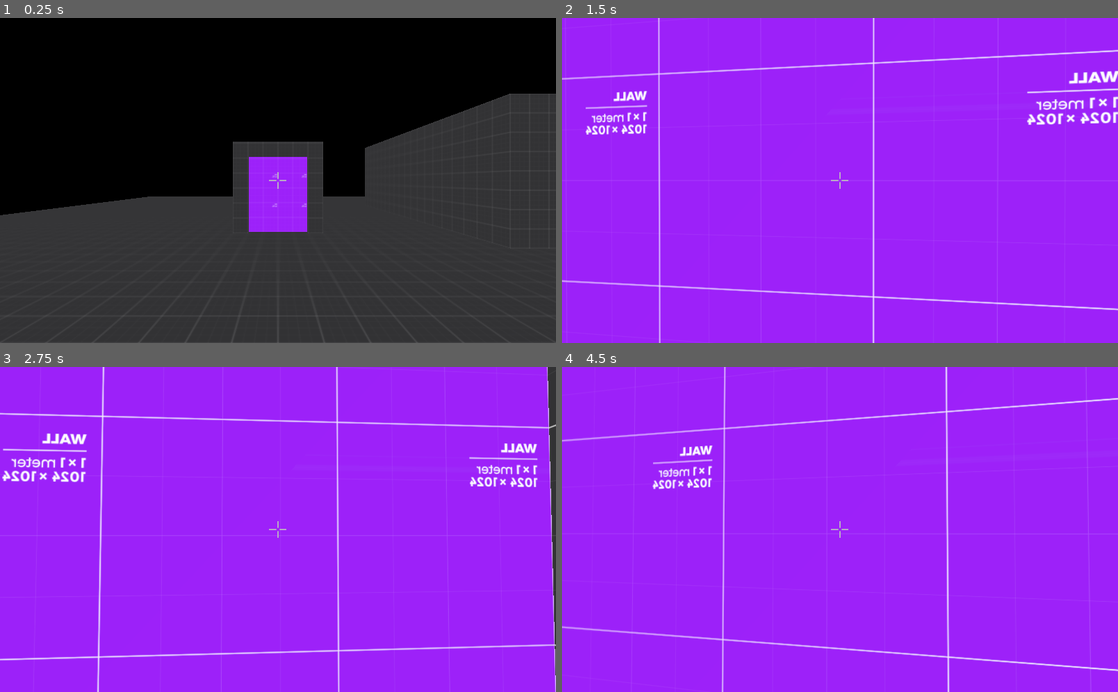
Above: before the commit, frames 1-4 (two rows, left to right).
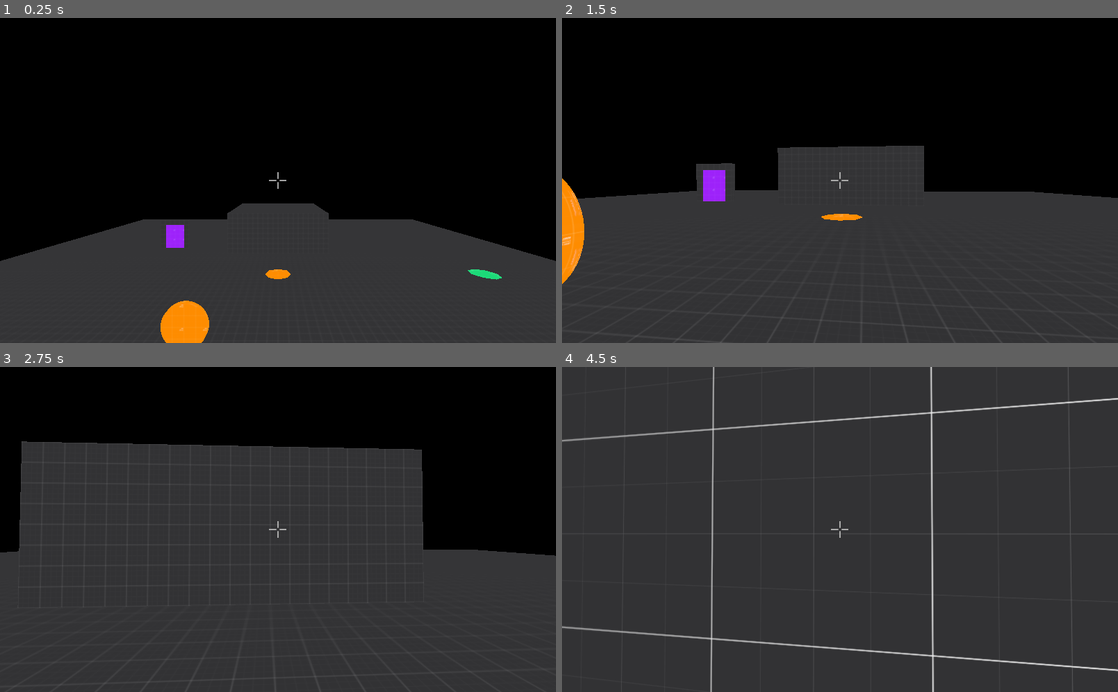
Above: after the commit, the same moments.

Repository: Datoh/RocketGolf
Game: Godot game, scene res://scenes/LevelTest.tscn
Two runs of this game, one before a commit and one after it. Both use one fixed random seed, a clock stepped at 60 frames per second and the inputs below.
Inputs (mouse positions are in pixels of both pictures, inside the frame that each line leads up to):
- Up to frame 1 (0.25 s): no input
- Up to frame 2 (1.5 s): move the mouse to (867, 180) at 0.52 s; hold Up (ui_up) from 0.53 s (still down); move the mouse to (812, 180) at 1.27 s
- Up to frame 3 (2.75 s): keep holding Up (ui_up); move the mouse to (289, 523) at 2.02 s
- Up to frame 4 (4.5 s): keep holding Up (ui_up); move the mouse to (834, 536) at 2.77 s; move the mouse to (878, 532) at 3.52 s; move the mouse to (795, 526) at 4.27 s

The runs differ from the first frame. In frame 1, 23% of the frame differs, in the area x 0-100%, y 23-100%; in frame 2, 100%; in frame 3, 100%; in frame 4, 100%, in the area x 0-100%, y 0-100%.
Error before the commit: Invalid get index 'global_transform' (on base: 'null instance'). (res://scripts/Teleport.gd:8)

Commit message:
[refactor] Refactor LevelTest

Diff:
--- a/project.godot
+++ b/project.godot
@@ -67,7 +67,7 @@
 [layer_names]
 
 3d_physics/layer_1="player"
-3d_physics/layer_2="hole"
+3d_physics/layer_2="ball"
 3d_physics/layer_3="rocket"
 3d_physics/layer_4="teleport"
 3d_physics/layer_5="jumper"
--- a/scenes/LevelTest.tscn
+++ b/scenes/LevelTest.tscn
@@ -1,6 +1,6 @@
 [gd_scene load_steps=12 format=2]
 
-[ext_resource path="res://scripts/LevelTest.gd" type="Script" id=1]
+[ext_resource path="res://scripts/Level.gd" type="Script" id=1]
 [ext_resource path="res://scenes/Hole.tscn" type="PackedScene" id=2]
 [ext_resource path="res://scenes/Player.tscn" type="PackedScene" id=3]
 [ext_resource path="res://scenes/Ball.tscn" type="PackedScene" id=4]
@@ -43,39 +43,65 @@
 material = ExtResource( 5 )
 
 [node name="Player" parent="." instance=ExtResource( 3 )]
-transform = Transform( -1, 0, -8.74228e-08, 0, 1, 0, 8.74228e-08, 0, -1, 11, 1.5, -1 )
+transform = Transform( -1, 0, -3.25841e-07, 0, 1, 0, 3.25841e-07, 0, -1, 0, 7.5, -18 )
 
 [node name="Ball" parent="." instance=ExtResource( 4 )]
-transform = Transform( 1, 0, 0, 0, 1, 0, 0, 0, 1, 0, 2, 0 )
+transform = Transform( -4.37114e-08, 0, -1, 0, 1, 0, 1, 0, -4.37114e-08, 0, 2, -11 )
+
+[node name="WallsPlayer" type="StaticBody" parent="."]
+visible = false
+collision_layer = 2147483648
+
+[node name="CollisionShape1" type="CollisionShape" parent="WallsPlayer"]
+transform = Transform( 25, 0, 0, 0, 100, 0, 0, 0, 1, 0, 100, 26 )
+shape = SubResource( 1 )
+
+[node name="CollisionShape2" type="CollisionShape" parent="WallsPlayer"]
+transform = Transform( 25, 0, 0, 0, 100, 0, 0, 0, 1, 0, 100, -26 )
+shape = SubResource( 1 )
+
+[node name="CollisionShape3" type="CollisionShape" parent="WallsPlayer"]
+transform = Transform( 1, 0, 0, 0, 100, 0, 0, 0, 25, 26, 100, 0 )
+shape = SubResource( 1 )
+
+[node name="CollisionShape4" type="CollisionShape" parent="WallsPlayer"]
+transform = Transform( 1, 0, 0, 0, 100, 0, 0, 0, 25, -26, 100, 0 )
+shape = SubResource( 1 )
+
+[node name="WallsBall" type="StaticBody" parent="."]
+collision_layer = 2147483648
+collision_mask = 2
+
+[node name="CollisionShape1" type="CollisionShape" parent="WallsBall"]
+transform = Transform( 25, 0, 0, 0, 100, 0, 0, 0, 1, 0, 100, 24 )
+shape = SubResource( 1 )
+
+[node name="CollisionShape2" type="CollisionShape" parent="WallsBall"]
+transform = Transform( 25, 0, 0, 0, 100, 0, 0, 0, 1, 0, 100, -24 )
+shape = SubResource( 1 )
+
+[node name="CollisionShape3" type="CollisionShape" parent="WallsBall"]
+transform = Transform( 1, 0, 0, 0, 100, 0, 0, 0, 25, 24, 100, 0 )
+shape = SubResource( 1 )
+
+[node name="CollisionShape4" type="CollisionShape" parent="WallsBall"]
+transform = Transform( 1, 0, 0, 0, 100, 0, 0, 0, 25, -24, 100, 0 )
+shape = SubResource( 1 )
 
 [node name="Rockets" type="Spatial" parent="."]
 
-[node name="Walls" type="StaticBody" parent="."]
-collision_layer = 2147483651
-collision_mask = 3
+[node name="Teleports" type="Spatial" parent="."]
+transform = Transform( -4.37114e-08, 0, -1, 0, 1, 0, 1, 0, -4.37114e-08, -7, 2, -18 )
 
-[node name="CollisionShape1" type="CollisionShape" parent="Walls"]
-transform = Transform( 25, 0, 0, 0, 100, 0, 0, 0, 1, 0, 100, 25 )
-shape = SubResource( 1 )
+[node name="Teleport1" parent="Teleports" instance=ExtResource( 7 )]
+transform = Transform( -4.37114e-08, 0, 1, 0, 1, 0, -1, 0, -4.37114e-08, 25, 0.0448899, -18 )
 
-[node name="CollisionShape2" type="CollisionShape" parent="Walls"]
-transform = Transform( 25, 0, 0, 0, 100, 0, 0, 0, 1, 0, 100, -25 )
-shape = SubResource( 1 )
+[node name="Teleport1Destination" parent="Teleports" instance=ExtResource( 8 )]
+transform = Transform( 1.31134e-07, 0, -1, 0, 1, 0, 1, 0, 1.31134e-07, 25, 4, -7 )
 
-[node name="CollisionShape3" type="CollisionShape" parent="Walls"]
-transform = Transform( 1, 0, 0, 0, 100, 0, 0, 0, 25, 25, 100, 0 )
-shape = SubResource( 1 )
+[node name="Jumpers" type="Spatial" parent="."]
 
-[node name="CollisionShape4" type="CollisionShape" parent="Walls"]
-transform = Transform( 1, 0, 0, 0, 100, 0, 0, 0, 25, -25, 100, 0 )
-shape = SubResource( 1 )
-
-[node name="Teleport1" parent="." instance=ExtResource( 7 )]
-transform = Transform( 1, 0, 0, 0, 1, 0, 0, 0, 1, 11, 2.04489, 7 )
-
-[node name="Teleport1Destination" parent="." instance=ExtResource( 8 )]
-transform = Transform( -1, 0, -8.74228e-08, 0, 1, 0, 8.74228e-08, 0, -1, 0, 6, 7 )
-
-[node name="Jumper1" parent="." instance=ExtResource( 10 )]
+[node name="Jumper1" parent="Jumpers" instance=ExtResource( 10 )]
 transform = Transform( 1, 0, 0, 0, 1, 0, 0, 0, 1, 4, 1, -8 )
+[connection signal="win" from="Content/Ground/Hole" to="." method="_on_Hole_win"]
 [connection signal="fire_rocket" from="Player" to="." method="_on_Player_fire_rocket"]
Renamed: scripts/LevelTest.gd -> scripts/Level.gd
